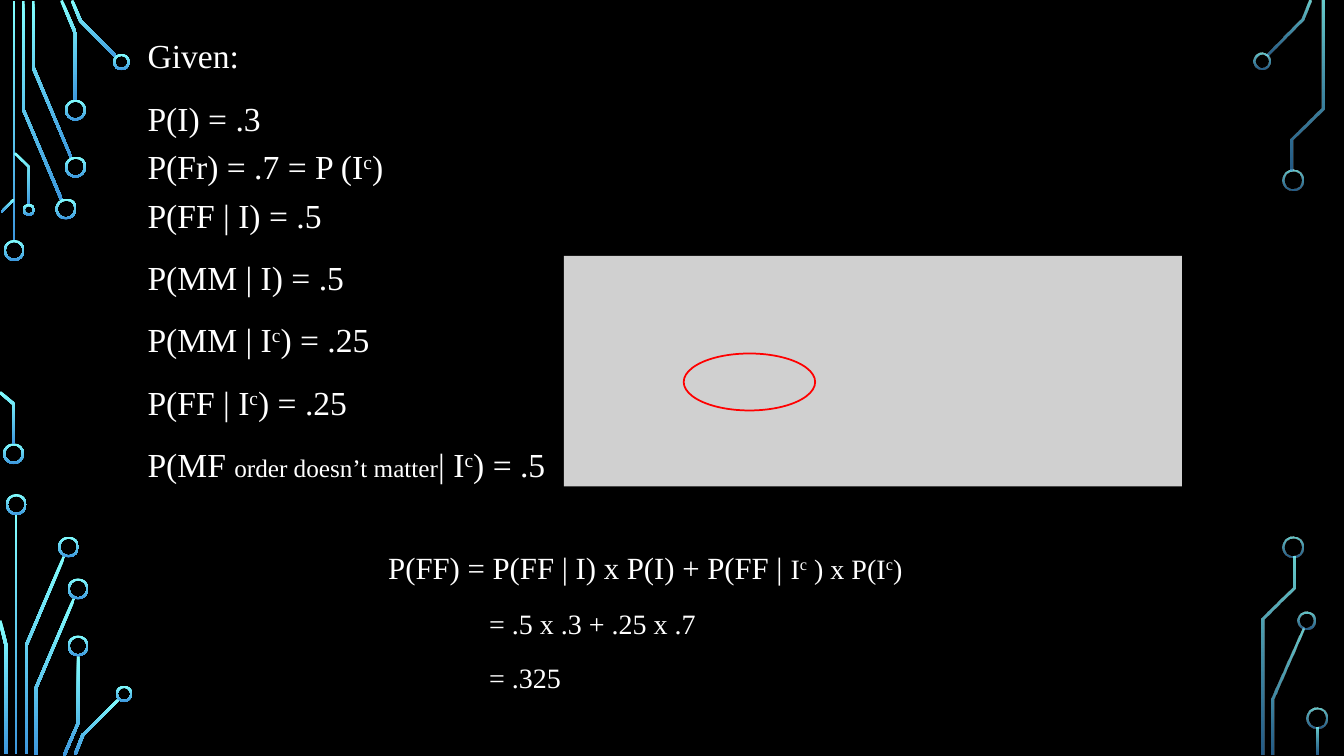
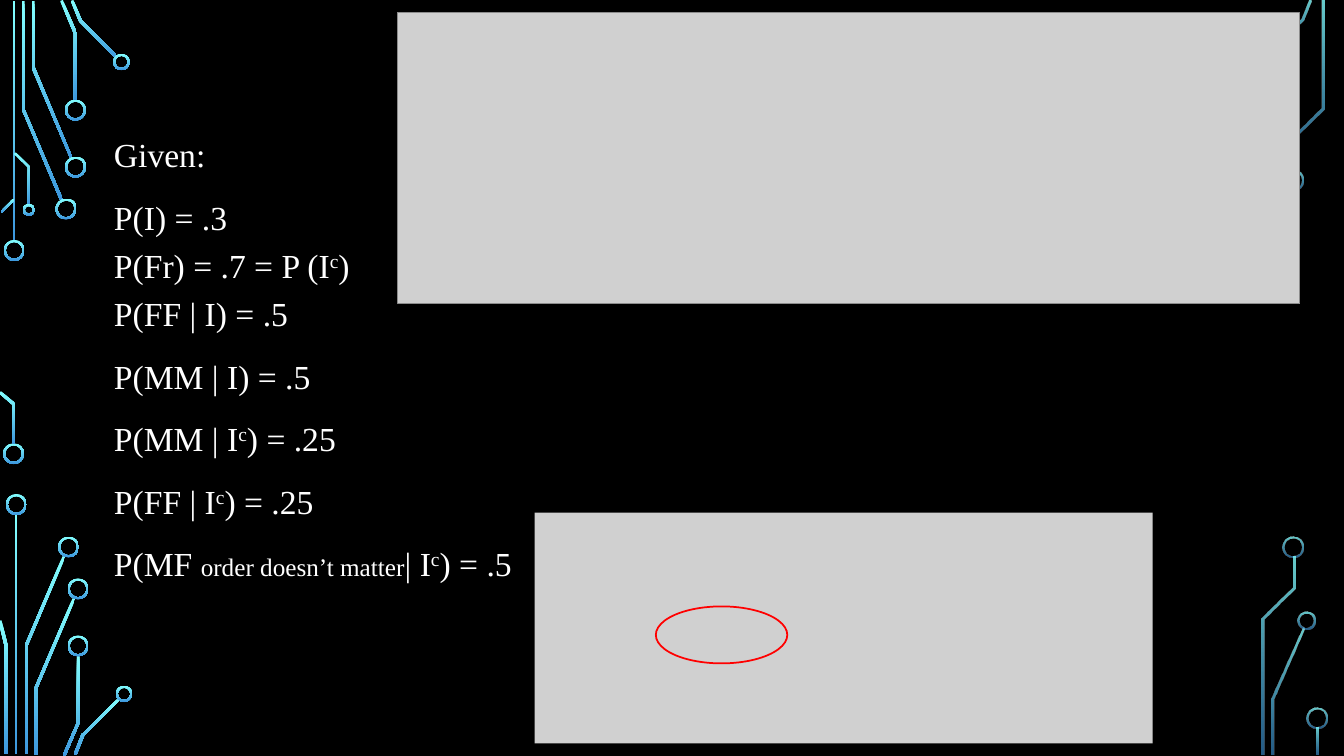
Before and after one commit to vmceleney/DATA-606, a slide deck: slide 2 of 3.42 Twins solution.pptx. Drawn at 1344x756 pixels with LibreOffice and Linux fonts; fonts in the diff are those of the drawing; grey boxes stand for pictures; background and template pictures are left out. Boxes give left, top, right and bottom in pixels: in the first picture for what was removed or moved away, otherwise in the second. Text is boxed around its words. In the diff, an @@ line names an element or a change of style, - is before the commit and + after.

```diff
--- a/3.42 Twins solution.pptx
+++ b/3.42 Twins solution.pptx
@@ picture added at <box>398,13,1301,304</box> @@
@@ freeform shape removed at <box>1253,52,1270,70</box> @@
@@ text "Given:": place and size @@
-text "Given:" at <box>148,45,545,484</box>
+text "Given:" at <box>114,144,512,583</box>
@@ picture removed at <box>564,256,1182,487</box> @@
@@ picture added at <box>534,513,1152,744</box> @@
@@ text removed at <box>388,558,885,689</box> @@
-P(FF) = P(FF | I) x P(I) + P(FF | Ic ) x P(Ic)
-= .5 x .3 + .25 x .7
-= .325
@@ ellipse: place and size @@
-ellipse at <box>684,354,815,411</box>
+ellipse at <box>656,607,787,664</box>
```
